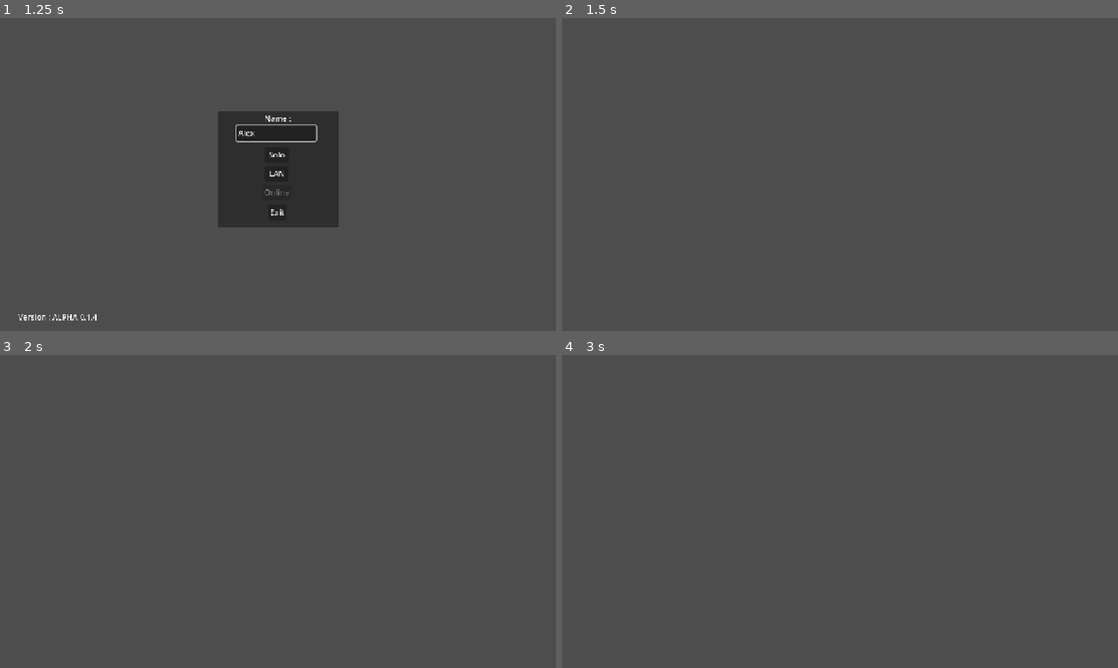
Above: before the commit, frames 1-4 (two rows, left to right).
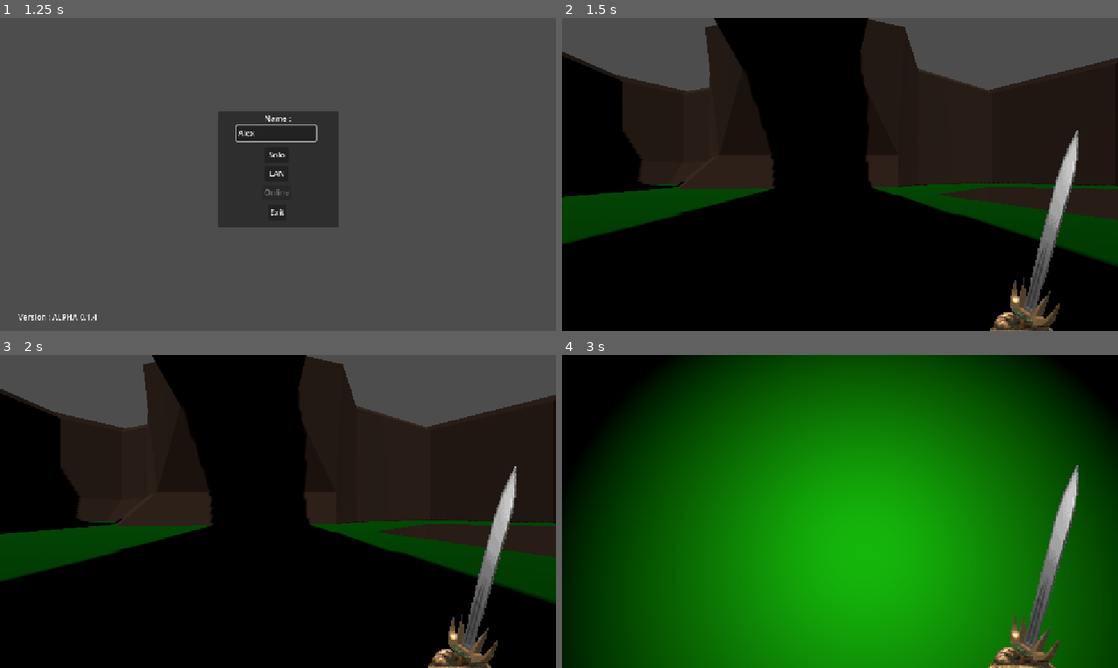
Above: after the commit, the same moments.

Repository: AdrienPiechocki/Magus-Opus
Game: Godot game, scene res://Scenes/Lobby.tscn
Two runs of this game, one before a commit and one after it. Both use one fixed random seed, a clock stepped at 60 frames per second and the inputs below.
Inputs (mouse positions are in pixels of both pictures, inside the frame that each line leads up to):
- Up to frame 1 (1.25 s): click (278, 133) at 0.52 s; type "Alex" at 0.6 s
- Up to frame 2 (1.5 s): click "Solo" at 1.25 s
- Up to frame 3 (2 s): no input
- Up to frame 4 (3 s): tap Enter at 2 s; move the mouse to (962, 495) at 2.02 s; hold D (right) 2.03-2.78 s; hold Shift (sprint) 2.03-2.78 s; tap L (light) at 2.1 s; tap Space (jump) at 2.27 s; move the mouse to (728, 527) at 2.77 s; hold S (backward) from 2.78 s (still down); tap Shift (sprint) at 2.85 s

Frame 1 is identical in both runs. In frame 2, 87% of the frame differs, in the area x 0-100%, y 0-100%; in frame 3, 87%; in frame 4, 99%.

Commit message:
true solo mode

Diff:
--- a/Scripts/Characters/Player/Player.gd
+++ b/Scripts/Characters/Player/Player.gd
@@ -32,15 +32,22 @@
 var recent_calls:Array = []
 
 func _enter_tree() -> void:
-	set_multiplayer_authority(int(name))
+	if GameManager.players[1]["solo"]:
+		get_node("MultiplayerSynchronizer").free()
+	else:
+		set_multiplayer_authority(int(name))
+
 
 func _ready() -> void:
-	camera.current = is_multiplayer_authority()
+	if GameManager.players[1]["solo"]:
+		camera.current = true
+	else:
+		camera.current = is_multiplayer_authority()
 	sprite.hide()
 	hands.show()
 	Input.mouse_mode = Input.MOUSE_MODE_CAPTURED
 	last_known_pos.append(position)
-	if is_multiplayer_authority():
+	if GameManager.players[1]["solo"] or is_multiplayer_authority():
 		for _data in GameManager.players[int(name)]["data"]:
 			set(str(_data), GameManager.players[int(name)]["data"][_data])
 	spawn = position
@@ -85,7 +92,46 @@
 		rotation_degrees = new_rotation_degrees
 
 func _physics_process(delta: float) -> void:
-	if multiplayer.multiplayer_peer.get_connection_status() == MultiplayerPeer.CONNECTION_CONNECTED:
+	if 1 in GameManager.players and GameManager.players[1]["solo"]:
+		inputs.update(delta)
+		camera_bob(delta)
+		#Manage lantern
+		if Input.is_action_just_pressed("light"):
+			toggle_lantern()
+		set_lantern(delta)
+		#Escape Menu:
+		UI.visible = in_menu
+		toggle_mouse()
+		if Input.is_action_just_pressed("menu"):
+			in_menu = !in_menu
+
+		if should_sync():
+			data = {"position": position,
+				"rotation": rotation,
+				"lantern_lit": lantern_lit,
+				"in_menu": in_menu
+				}
+			GameManager.players[int(name)]["data"] = data
+		#backup last known positions
+			if delay >= 0.5:
+				delay = 0.0
+				backup_position(3)
+		if delay <= 0.5:
+			delay += delta
+
+		if out_of_bounds():
+			position = position_backup()
+
+		if !in_menu:
+			#handle sprint / player speed
+			speed = (14 if Input.is_action_pressed("sprint") and is_on_floor() else 7)
+
+			#handle movement
+			velocity = inputs.motion * speed
+
+			move_and_slide()
+
+	elif multiplayer.multiplayer_peer.get_connection_status() == MultiplayerPeer.CONNECTION_CONNECTED:
 		if multiplayer.multiplayer_peer == null or str(multiplayer.get_unique_id()) == str(name):
 			# The client which this player represent will update the controls state, and notify it to everyone.
 			inputs.update(delta)
--- a/Scripts/Characters/Player/UIManager.gd
+++ b/Scripts/Characters/Player/UIManager.gd
@@ -9,11 +9,10 @@
 	environement.environment.ambient_light_color = Color(brightness.value, brightness.value, brightness.value)
 
 func _on_exit_pressed() -> void:
-	for player in GameManager.players:
-		if GameManager.players[player]["solo"]:
-			GameManager.end_game()
-			return
-	multiplayer.multiplayer_peer.close()
+	if 1 in GameManager.players and GameManager.players[1]["solo"]:
+		GameManager.end_game()
+	else:
+		multiplayer.multiplayer_peer.close()
 
 func _on_back_pressed() -> void:
 	$".".hide()
--- a/Scripts/Characters/SpriteManager.gd
+++ b/Scripts/Characters/SpriteManager.gd
@@ -31,30 +31,63 @@
 	mat = mesh.surface_get_material(0).duplicate()
 
 func _process(_delta: float) -> void:
-	if multiplayer.multiplayer_peer.get_connection_status() == MultiplayerPeer.CONNECTION_CONNECTED:
+	if 1 in GameManager.players and GameManager.players[1]["solo"]:
+		angle = round_to_dec(get_parent().rotation_degrees.y, 1)
+		set_orientation(angle)
+		change_solo()
+
+	elif multiplayer.multiplayer_peer.get_connection_status() == MultiplayerPeer.CONNECTION_CONNECTED:
 		update.rpc_id(int(get_parent().name))
-		for player in get_tree().get_nodes_in_group("Player"):
-			if player.name != get_parent().name:
-				pos = player.position.direction_to(global_position)
-				if abs(pos.x) < 0.5:
-					if pos.z > 0:
-						set_texture(player, [West, SouthWest, South, SouthEast, East, NorthEast, North, NorthWest])
-					elif pos.z < 0:
-						set_texture(player, [East, NorthEast, North, NorthWest, West, SouthWest, South, SouthEast])
-				elif pos.x > 0:
-					if abs(pos.z) < 0.5:
-						set_texture(player, [South, SouthEast, East, NorthEast, North, NorthWest, West, SouthWest])
-					elif pos.z > 0:
-						set_texture(player, [SouthWest, South, SouthEast, East, NorthEast, North, NorthWest, West])
-					elif pos.z < 0:
-						set_texture(player, [SouthEast, East, NorthEast, North, NorthWest, West, SouthWest, South])
-				elif pos.x < 0:
-					if abs(pos.z) < 0.5:
-						set_texture(player, [North, NorthWest, West, SouthWest, South, SouthEast, East, NorthEast])
-					elif pos.z > 0:
-						set_texture(player, [NorthWest, West, SouthWest, South, SouthEast, East, NorthEast, North])
-					elif pos.z < 0:
-						set_texture(player, [NorthEast, North, NorthWest, West, SouthWest, South, SouthEast, East])
+		change()
+
+func change():
+	for player in get_tree().get_nodes_in_group("Player"):
+		if player.name != get_parent().name:
+			pos = player.position.direction_to(global_position)
+			if abs(pos.x) < 0.5:
+				if pos.z > 0:
+					set_texture(player, [West, SouthWest, South, SouthEast, East, NorthEast, North, NorthWest])
+				elif pos.z < 0:
+					set_texture(player, [East, NorthEast, North, NorthWest, West, SouthWest, South, SouthEast])
+			elif pos.x > 0:
+				if abs(pos.z) < 0.5:
+					set_texture(player, [South, SouthEast, East, NorthEast, North, NorthWest, West, SouthWest])
+				elif pos.z > 0:
+					set_texture(player, [SouthWest, South, SouthEast, East, NorthEast, North, NorthWest, West])
+				elif pos.z < 0:
+					set_texture(player, [SouthEast, East, NorthEast, North, NorthWest, West, SouthWest, South])
+			elif pos.x < 0:
+				if abs(pos.z) < 0.5:
+					set_texture(player, [North, NorthWest, West, SouthWest, South, SouthEast, East, NorthEast])
+				elif pos.z > 0:
+					set_texture(player, [NorthWest, West, SouthWest, South, SouthEast, East, NorthEast, North])
+				elif pos.z < 0:
+					set_texture(player, [NorthEast, North, NorthWest, West, SouthWest, South, SouthEast, East])
+
+func change_solo():
+	for player in get_tree().get_nodes_in_group("Player"):
+		if player.name != get_parent().name:
+			pos = player.position.direction_to(global_position)
+			if abs(pos.x) < 0.5:
+				if pos.z > 0:
+					set_texture_solo([West, SouthWest, South, SouthEast, East, NorthEast, North, NorthWest])
+				elif pos.z < 0:
+					set_texture_solo([East, NorthEast, North, NorthWest, West, SouthWest, South, SouthEast])
+			elif pos.x > 0:
+				if abs(pos.z) < 0.5:
+					set_texture_solo([South, SouthEast, East, NorthEast, North, NorthWest, West, SouthWest])
+				elif pos.z > 0:
+					set_texture_solo([SouthWest, South, SouthEast, East, NorthEast, North, NorthWest, West])
+				elif pos.z < 0:
+					set_texture_solo([SouthEast, East, NorthEast, North, NorthWest, West, SouthWest, South])
+			elif pos.x < 0:
+				if abs(pos.z) < 0.5:
+					set_texture_solo([North, NorthWest, West, SouthWest, South, SouthEast, East, NorthEast])
+				elif pos.z > 0:
+					set_texture_solo([NorthWest, West, SouthWest, South, SouthEast, East, NorthEast, North])
+				elif pos.z < 0:
+					set_texture_solo([NorthEast, North, NorthWest, West, SouthWest, South, SouthEast, East])
+
 
 func set_texture(player, order:Array):
 	if sideToMaterial[currentSide] == North:
@@ -73,6 +106,25 @@
 		change_texture.rpc_id(int(player.name), order[6])
 	elif sideToMaterial[currentSide] == NorthWest:
 		change_texture.rpc_id(int(player.name), order[7])
+
+func set_texture_solo(order:Array):
+	if sideToMaterial[currentSide] == North:
+		change_texture(order[0])
+	elif sideToMaterial[currentSide] == NorthEast:
+		change_texture(order[1])
+	elif sideToMaterial[currentSide] == East:
+		change_texture(order[2])
+	elif sideToMaterial[currentSide] == SouthEast:
+		change_texture(order[3])
+	elif sideToMaterial[currentSide] == South:
+		change_texture(order[4])
+	elif sideToMaterial[currentSide] == SouthWest:
+		change_texture(order[5])
+	elif sideToMaterial[currentSide] == West:
+		change_texture(order[6])
+	elif sideToMaterial[currentSide] == NorthWest:
+		change_texture(order[7])
+
 
 @rpc("any_peer", "call_local")
 func update():
--- a/Scripts/System/GameManager.gd
+++ b/Scripts/System/GameManager.gd
@@ -206,17 +206,14 @@
 func begin_game():
 	assert(multiplayer.is_server())
 	load_world.rpc()
-	if join_in_game:
-		join_game.rpc_id(1)
-	else:
-		var _world = get_tree().get_root().get_node("World")
-
-		var spawns := []
-		for p: int in players:
-			spawns.append(p)
-
-		for p_id: int in spawns:
-			spawn_player(p_id, GameManager.players[p_id]["data"])
+	var _world = get_tree().get_root().get_node("World")
+
+	var spawns := []
+	for p: int in players:
+		spawns.append(p)
+
+	for p_id: int in spawns:
+		spawn_player(p_id, GameManager.players[p_id]["data"])
 
 @rpc("any_peer")
 func join_game():
@@ -228,6 +225,12 @@
 	players[multiplayer.get_unique_id()]["in_game"] = true
 	spawn_player.rpc(id, GameManager.players[id]["data"])
 
+func begin_solo():
+	load_world()
+	var _world = get_tree().get_root().get_node("World")
+	_world.get_node("MultiplayerSpawner").free()
+	spawn_player(1, GameManager.players[1]["data"])
+
 @rpc("any_peer", "call_local")
 func spawn_player(id: int, data: Dictionary):
 	players[id]["in_game"] = true
@@ -235,7 +238,6 @@
 	var player = player_scene.instantiate()
 	for key in data:
 			player.set(str(key), data[key])
-	player.set_multiplayer_authority(id)
 	player.name = str(id)
 	_world.get_node("Players").add_child(player, true)
 	print("spawned player with id:", id)
--- a/Scripts/System/LobbyManager.gd
+++ b/Scripts/System/LobbyManager.gd
@@ -17,6 +17,7 @@
 
 func _on_solo_pressed() -> void:
 	var player_name = $Choice/Name.text
+	GameManager.peer.close()
 	GameManager.players = {1: {"name": player_name,
 								"solo": true,
 								"dedicated_server": false,
@@ -28,7 +29,7 @@
 										"in_menu": false
 									}
 							}}
-	GameManager.load_world()
+	GameManager.begin_solo()
 
 func _on_lan_pressed() -> void:
 	$Choice.hide()
@@ -127,6 +128,8 @@
 	$Connect/Join.disabled = false
 
 func _process(_delta: float) -> void:
+	if 1 in GameManager.players.keys() and GameManager.players[1]["solo"]:
+		return
 	if GameManager.server_started:
 		$Players/Start.disabled = (not multiplayer.is_server() if multiplayer.get_peers().is_empty() else not (verify_ready() and multiplayer.is_server()))
 		$Players/Ready.disabled = (multiplayer.is_server() if multiplayer.get_peers().is_empty() else false)
